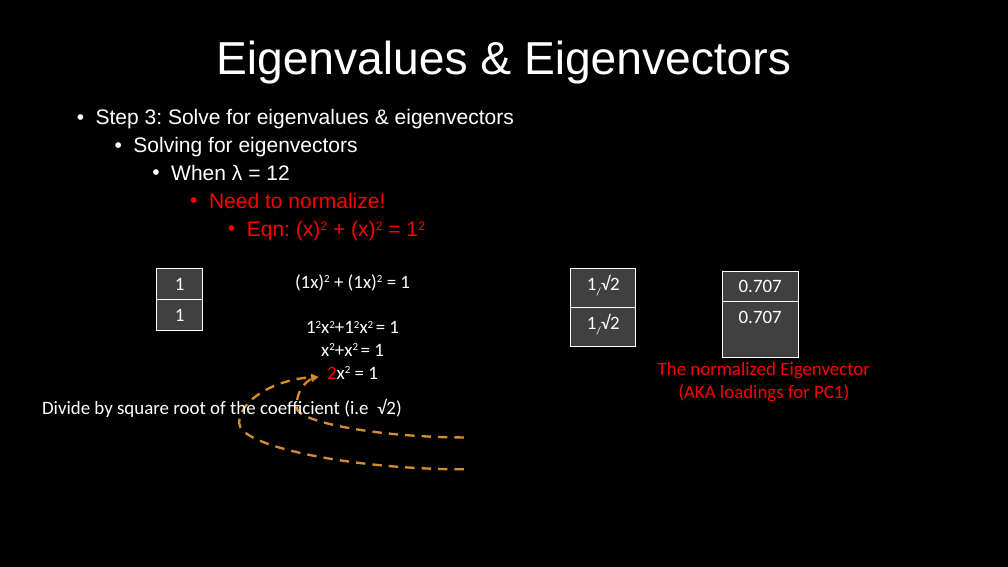
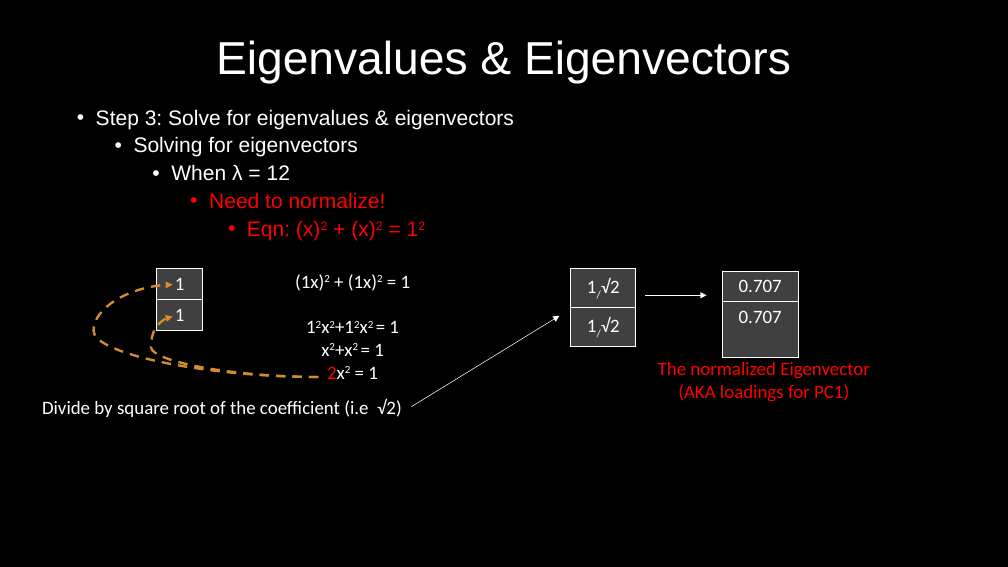
Before and after one commit to MyGitUse/MBIO7160, a slide deck: slide 61 of FinalProject/191128_Presentation_NM.pptx. Drawn at 1008x567 pixels with LibreOffice and Linux fonts; fonts in the diff are those of the drawing. Boxes give left, top, right and bottom in pixels: in the first picture for what was removed or moved away, otherwise in the second. Text is boxed around its words. In the diff, an @@ line names an element or a change of style, - is before the commit and + after.

```diff
--- a/FinalProject/191128_Presentation_NM.pptx
+++ b/FinalProject/191128_Presentation_NM.pptx
@@ table at [157,268,203,329] @@
@@ borders changed @@
@@ table at [571,268,636,346] @@
@@ borders changed @@
@@ curved arrow added from (318, 377) to (172, 284), #D58C2E 2.25 pt dashed @@
@@ freeform shape removed at [645,296,707,296] @@
@@ arrow added from (645, 296) to (707, 296), #FFFFFF 0.5 pt @@
@@ curved arrow added from (318, 377) to (172, 317), #D58C2E 2.25 pt dashed @@
@@ freeform shape removed at [411,316,560,407] @@
@@ arrow added from (411, 407) to (560, 316), #FFFFFF 0.5 pt @@
@@ curved arrow removed from (464, 470) to (318, 377) @@
@@ curved arrow removed from (464, 438) to (318, 377) @@
```
Also in this commit, not shown: 40 other slides changed, 3 slides added, 3 slides removed.
